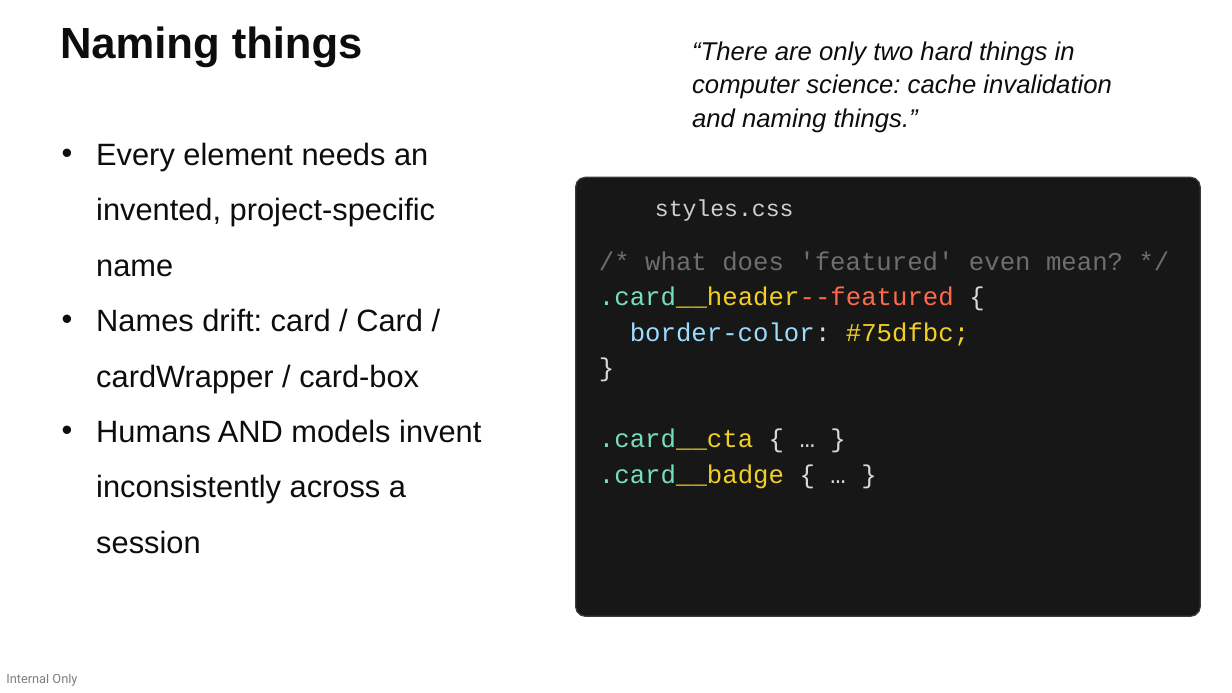
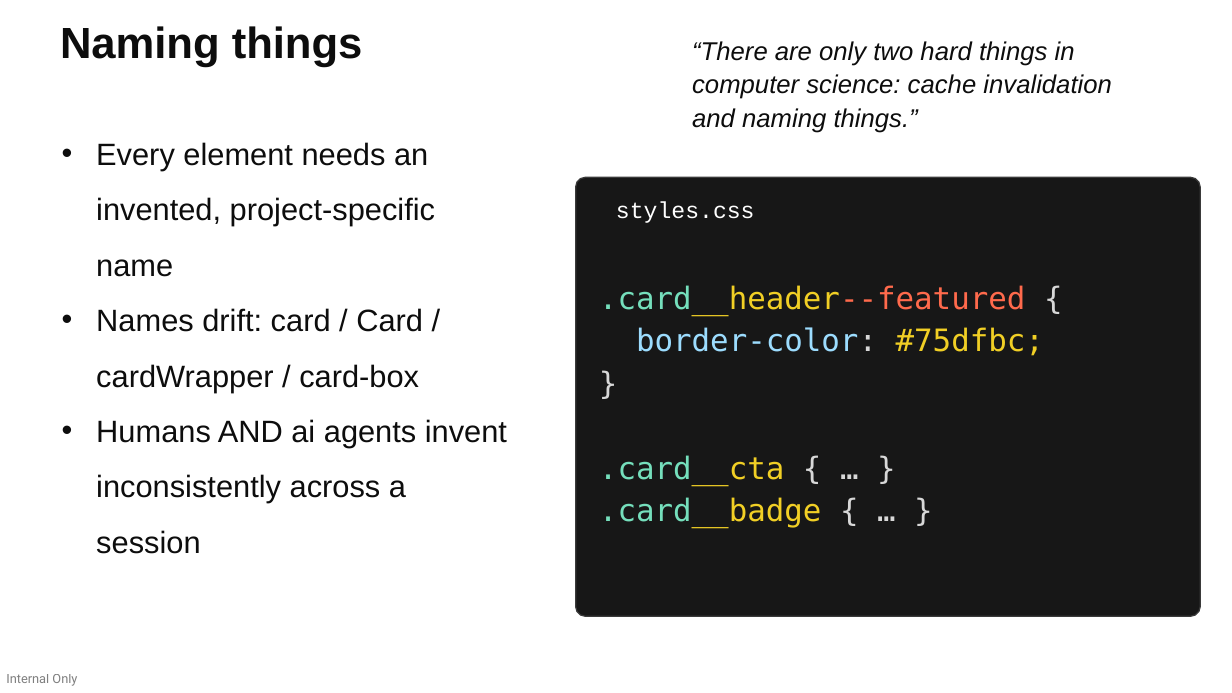
Before and after one commit to devlinduldulao/llm-loves-tailwind-and-js, a slide deck: slide 8 of why-llms-love-tailwind-conf.pptx. Drawn at 1232x693 pixels with LibreOffice and Linux fonts; fonts in the diff are those of the drawing. Boxes give left, top, right and bottom in pixels: in the first picture for what was removed or moved away, otherwise in the second. Text is boxed around its words. In the diff, an @@ line names an element or a change of style, - is before the commit and + after.

```diff
--- a/why-llms-love-tailwind-conf.pptx
+++ b/why-llms-love-tailwind-conf.pptx
@@ text "styles.css": place and size @@
-text "styles.css" at [655,199,794,221]
+text "styles.css" at [616,201,755,223]
@@ text "styles.css" at [616,201,755,223]: text colour #D0CECE to #FFFFFF @@
@@ text at [645,251,1123,270]: paragraph removed @@
-/* what does 'featured' even mean? */
@@ text ".card__header--featured {": place and size @@
-text ".card__header--featured {" at [599,251,1123,489]
+text ".card__header--featured {" at [599,285,1044,528]
@@ text ".card__header--featured {" at [599,285,1044,528]: size 20 to 24 pt, font Courier New to DejaVu Sans Mono @@
@@ text at [96,419,507,554]: text changed @@
-• Humans AND models invent inconsistently across a session
+• Humans AND ai agents invent inconsistently across a session
```
Also in this commit, not shown: 4 other slides changed.
